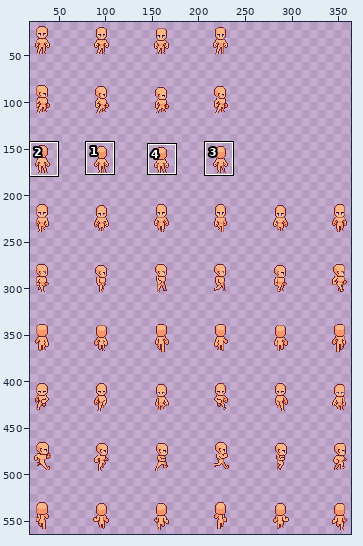
File history of a sprite sheet, Assets/Textures/Characters/player_spritesheet.png. Above: a wide view before the commit, with the close-up outlined.
Close-up. Before the edit:
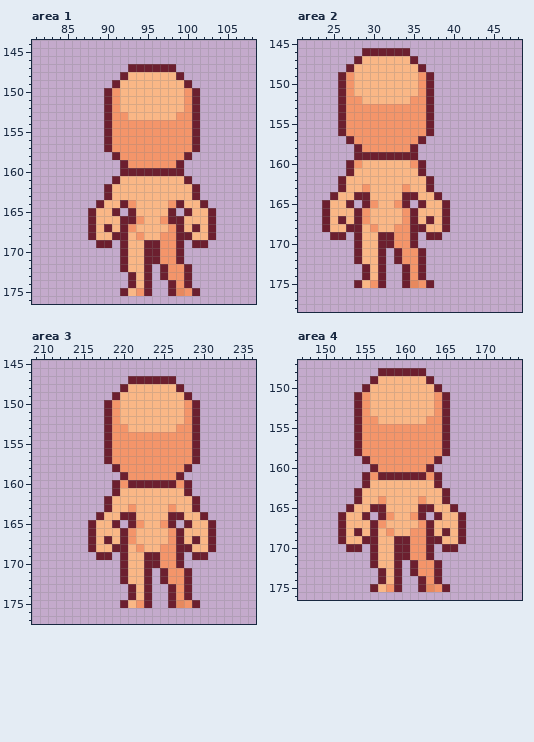
The file is 400x576 pixels. Shown: area 1: x 81..108, y 144..176; area 2: x 21..48, y 145..178; area 3: x 209..236, y 145..177; area 4: x 147..174, y 147..176. The wide view leaves out empty margins. The commit also changed other parts of the picture, which this record leaves out.
Now the later version:
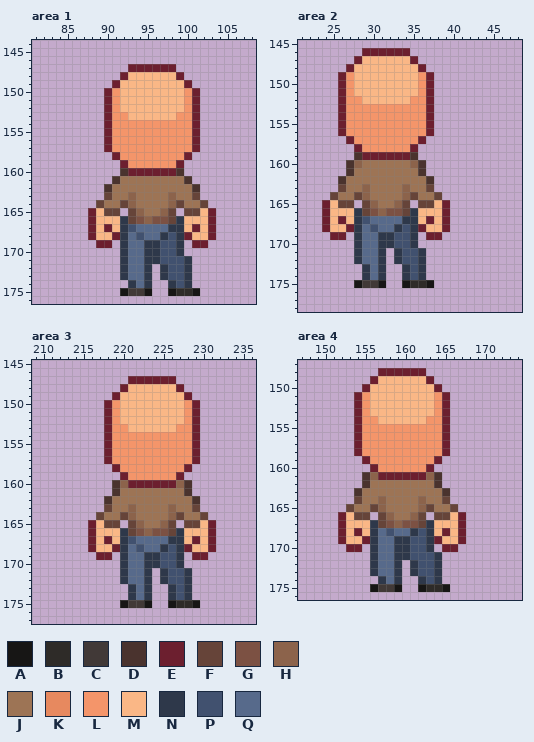
Palette (. is transparent): A #171615  B #2e2b28  C #413937  D #4a332e  E #6c1f2f  F #664439  G #7c5143  H #8c634b  J #9d7455  K #e7895f  L #f4956a  M #fab786  N #2e384a  P #41516f  Q #576a8b
From old to new:
Changed rows in their new state; - is an unchanged pixel.
Area 1:
first column x 89:
160 ---D------D---
161 --DJJJJJJJJD--
162 -DJJJJJJJJJJD-
163 -FJJHJJJJHJJF-
164 FJJFHJJJJHFJJF
165 -FF-FHJJHF-FF-
166 ---NFGHGGFN---
167 ---NPQQQQNN---
168 ---NQPQQNPN---
169 ---NQQNNPPN---
170 ---NQQNNPPN---
171 ---NQQNNPPPN--
172 ---NQQN-NPPN--
173 ---NQQN-NPPN--
174 ----NQN--NPN--
175 ---ACCA--ABBA-
Area 2:
first column x 25:
159 ---D------D---
160 --DHJJJJJJHD--
161 --DJJJJJJJJD--
162 -DJJJJJJJJJJD-
163 -FJJHJJJJHJJF-
164 FJJFHJJJJHFJJF
165 -FF-FHJJHF-FF-
166 ---NFGHGGFN---
167 ---NPQQQQNN---
168 ---NQPQQNPN---
169 ---NQQNNPPN---
170 ---NQQNNPPN---
171 ---NQQN-NPPN--
172 ---NQQN-NPPN--
173 ----NQN--NPN--
174 ----NQN--NPN--
175 ---ACCA--ABBA-
Area 3:
first column x 217:
160 --DH------HD--
161 --DJJJJJJJJD--
162 -DJJJJJJJJJJD-
163 -FJJHJJJJHJJF-
164 FJJFHJJJJHFJJF
165 -FF-FHJJHF-FF-
166 ---NFGHGGFN---
167 ---NPQQQQNN---
168 ---NQPQQNPN---
169 ---NQQNNPPN---
170 ---NQQNNPPN---
171 ---NQQN-NPPN--
172 ---NQQN-NPPN--
173 ----NQN--NPN--
174 ----NQN--NPN--
175 ---ACCA--ABBA-
Area 4:
first column x 153:
161 --DH------HD--
162 --DJJJJJJJJD--
163 -DJJJJJJJJJJD-
164 -FJJHJJJJHJJF-
165 FJJFHJJJJHFJJF
166 -FF-FHJJHF-FF-
167 ---NFGHGGFN---
168 ---NQPQQNPN---
169 ---NQQNNPPN---
170 ---NQQNNPPN---
171 ---NQQNNPPPN--
172 ---NQQN-NPPN--
173 ---NQQN-NPPN--
174 ----NQN--NPN--
175 ---ACCA--ABBA-
Pixel boxes of the changes (left, top, right, bottom) in both close-ups:
changed: (96, 168, 208, 296)
changed: (330, 152, 442, 288)
changed: (96, 480, 208, 608)
changed: (346, 472, 458, 592)
